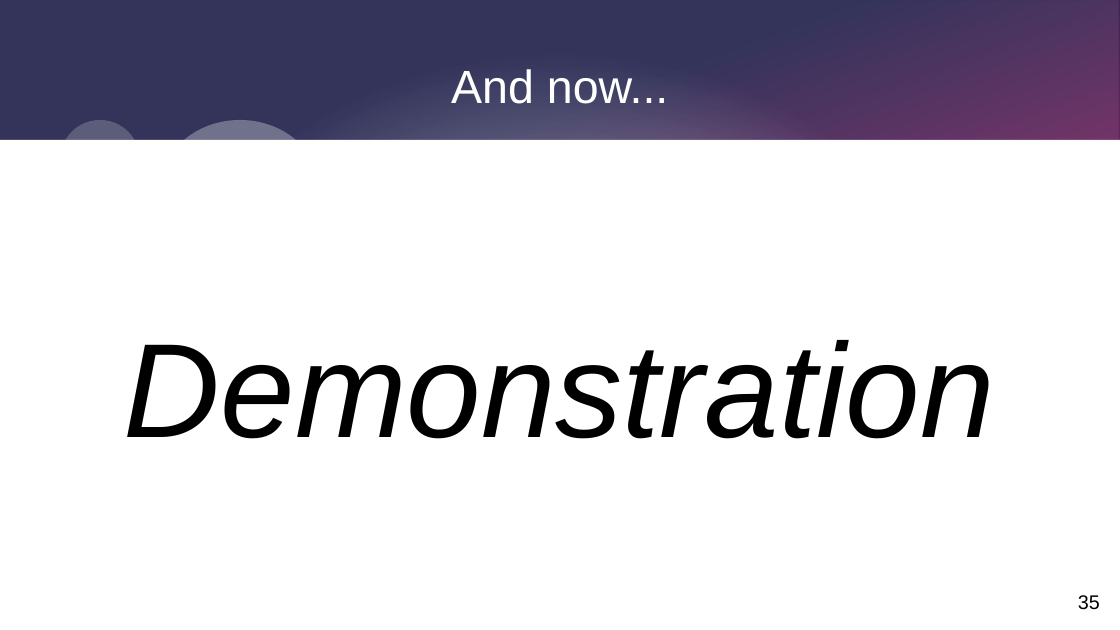
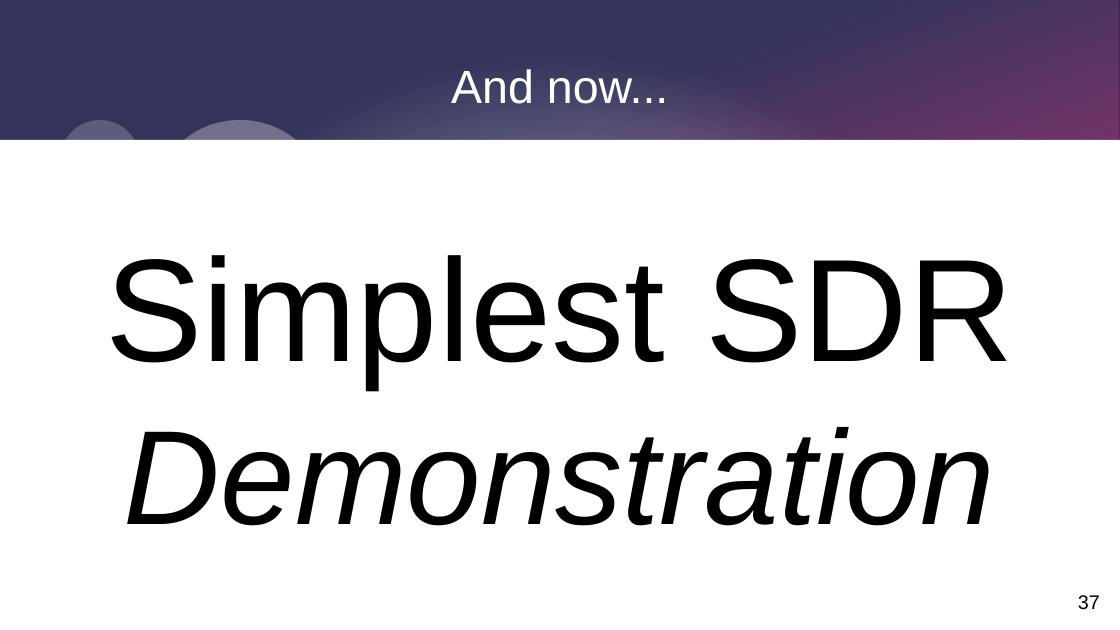
Before and after one commit to alanmimms/SimplestSDR, a slide deck: slide 37 of prezo.odp (slide 35 before the commit). Drawn at 1120x630 pixels with LibreOffice and Linux fonts; fonts in the diff are those of the drawing. Boxes give left, top, right and bottom in pixels: in the first picture for what was removed or moved away, otherwise in the second. Text is boxed around its words. In the diff, an @@ line names an element or a change of style, - is before the commit and + after.

```diff
--- a/prezo.odp
+++ b/prezo.odp
@@ text at [106,255,1014,526]: text changed @@
-Demonstration
+Simplest SDR
+Demonstration
@@ page number at [1078,595,1100,610]: text changed @@
-35
+37
```
Also in this commit, not shown: 19 other slides changed, 2 slides added.
